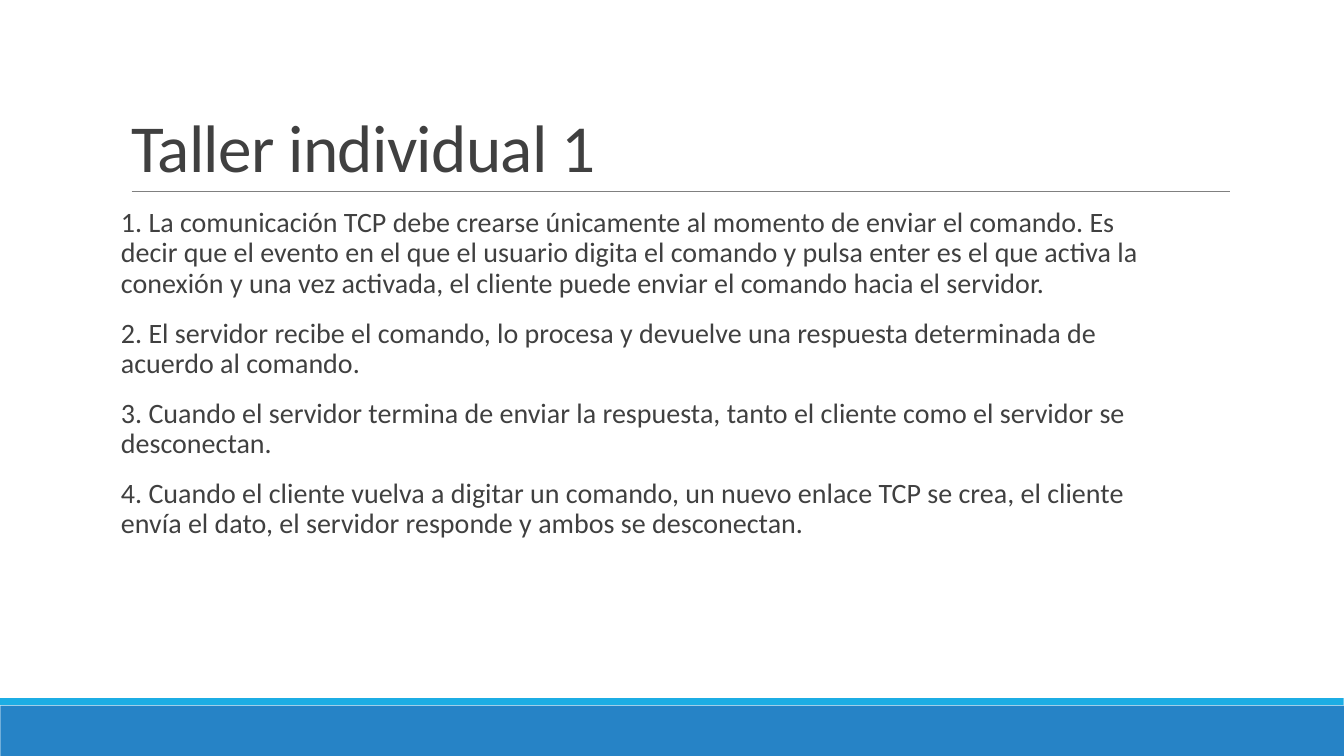
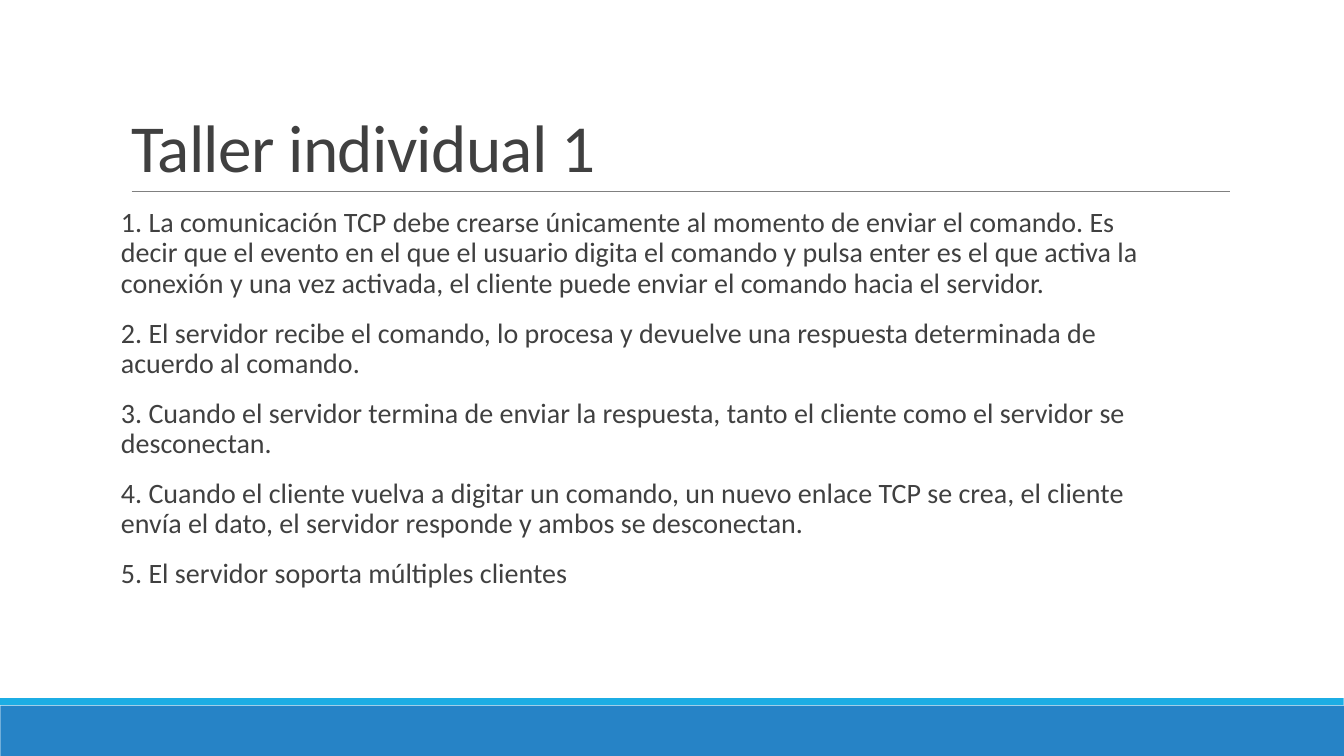
Before and after one commit to Domiciano/Integrador1TEL241, a slide deck: slide 3 of 2. Capa de transporte/Taller 1.pptx. Drawn at 1344x756 pixels with LibreOffice and Linux fonts; fonts in the diff are those of the drawing. Boxes give left, top, right and bottom in pixels: in the first picture for what was removed or moved away, otherwise in the second. Text is boxed around its words. In the diff, an @@ line names an element or a change of style, - is before the commit and + after.

```diff
--- a/2. Capa de transporte/Taller 1.pptx
+++ b/2. Capa de transporte/Taller 1.pptx
@@ text at (121,563,567,588): paragraph added @@
+5. El servidor soporta múltiples clientes
```
Also in this commit, not shown: 6 other files.
